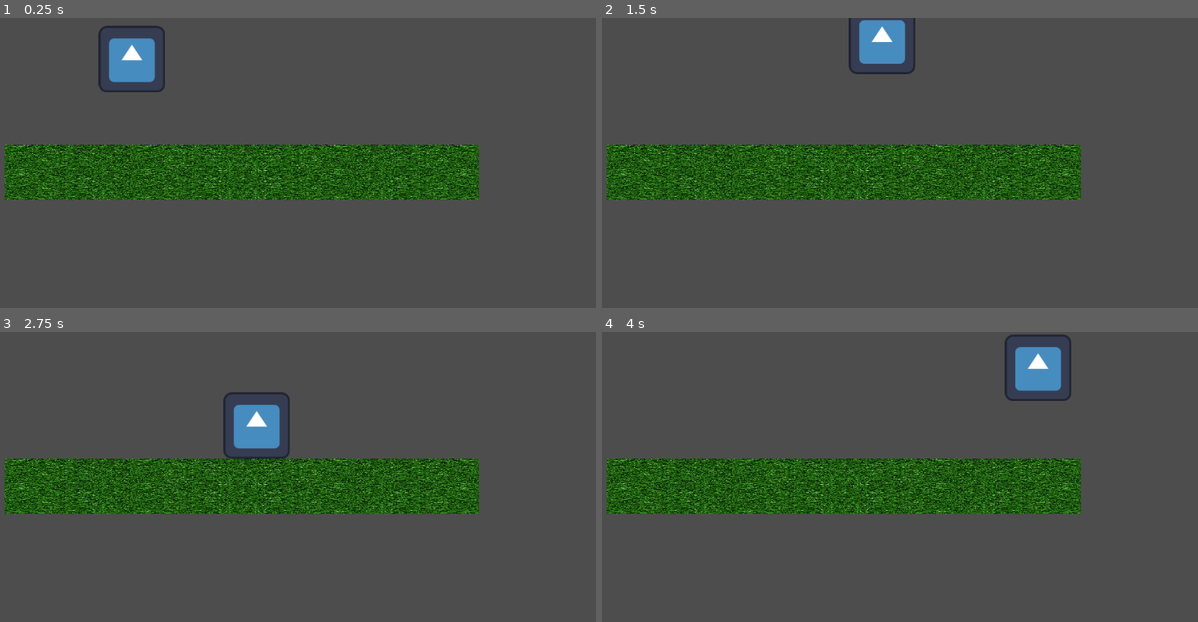
Above: before the commit, frames 1-4 (two rows, left to right).
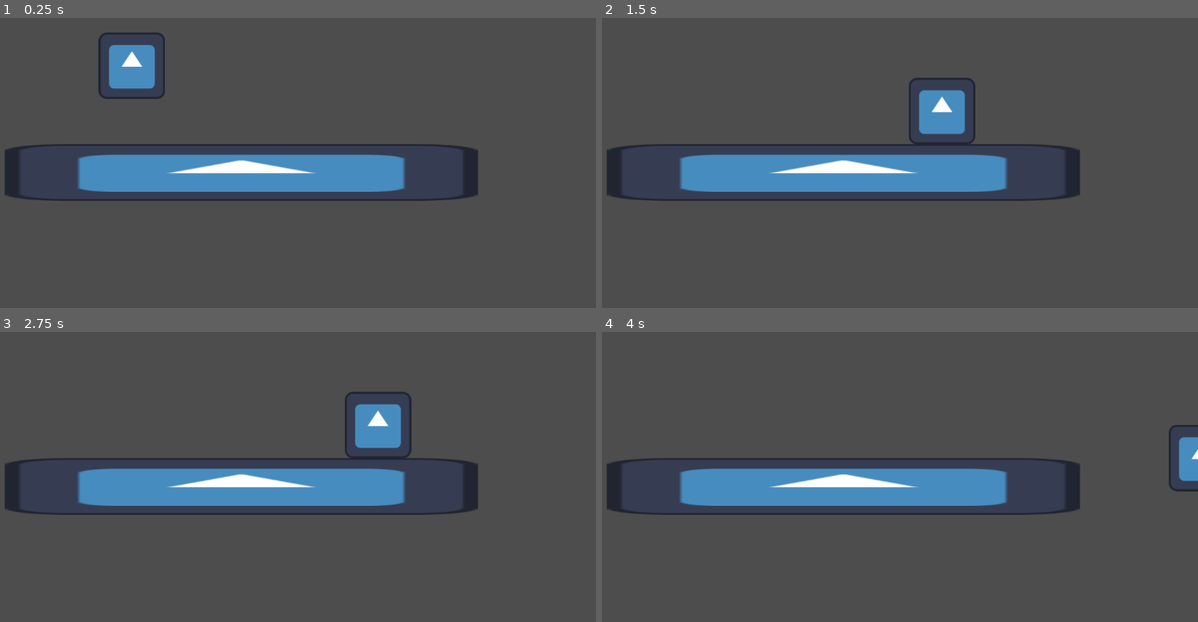
Above: after the commit, the same moments.

Repository: Dkoplik/Paint-it-Black
Game: Godot game, scene res://movement_test/movement_test.tscn
The game is run twice, just before and just after one commit, with the same random seed, the same clock (stepped at 60 frames per second) and the same inputs. The project has no main scene, so this scene is started directly. The engine's default icon, where the game draws it, is replaced by a stand-in: a white triangle on a blue panel in a dark square.
Inputs:
- Up to frame 1 (0.25 s): no input
- Up to frame 2 (1.5 s): tap Enter (ui_accept) at 0.5, 0.77 s; hold D (right) from 0.53 s (still down)
- Up to frame 3 (2.75 s): tap Enter (ui_accept) at 1.52 s; release D (right) at 2.03 s; hold A (left) from 2.03 s (still down)
- Up to frame 4 (4 s): release A (left) at 2.78 s; hold D (right) from 2.78 s (still down); tap Enter (ui_accept) at 3.02, 3.77 s

The runs differ from the first frame. In frame 1, 16% of the frame differs, in the area x 0-81%, y 2-64%; in frame 2, 18%; in frame 3, 19%, in the area x 0-81%, y 20-64%; in frame 4, 18%.

Commit message:
Улучшенное передвижение
Изменены коэффициенты скорости, для более реалистичного передвижения.
Параметрам добавлено ключевое слово @export, для отображения их в инспекторе.
Почти все английские комментарии заменены на русские.
Передвижение стало более плавным (lerp).
Спрайт травы заменён на спрайт godot.

Diff:
--- a/Paint-it-Black/movement_test/CharacterBody2D.gd
+++ b/Paint-it-Black/movement_test/CharacterBody2D.gd
@@ -1,24 +1,24 @@
 extends CharacterBody2D
 
+#@export чтобы изменить в инспекторе
+@export var speed = 500.0
+@export var acceleration = 1.0
+@export var jump_speed = -400.0
+@export var max_movement_speed = 2000.0
+@export var max_fall_speed = 2000.0
 
-const SPEED = 300.0
-var acceleration = 1.0
-const jump_speed = -400.0
-var max_movement_speed = 2000.0
-var max_fall_speed = 10.0
-
-# Get the gravity from the project settings to be synced with RigidBody nodes.
+# Получение гравитации из настроек проекта для синхронизации с узлами RigidBody.
 var gravity = ProjectSettings.get_setting("physics/2d/default_gravity")
 
-# Ограничевает максимальную скорость передвежения игрока
+# Ограничивает максимальную скорость передвежения игрока
 func player_speed():
-	var speed = SPEED*acceleration
+	var plr_speed = speed*acceleration
 	if speed < max_movement_speed:
-		return speed
+		return plr_speed
 	else:
 		return max_movement_speed
 
-# Ограничевает максимальную скорость падения игрока
+# Ограничивает максимальную скорость падения игрока
 func fall_speed(speed):
 	if speed<max_fall_speed:
 		return speed
@@ -27,20 +27,22 @@
 
 
 func _physics_process(delta):
-	# Add the gravity.
+	# Добавляет гравитацию.
 	if not is_on_floor():
 		velocity.y += fall_speed(gravity * delta)
 
-	# Handle Jump.
+	# Добавляет гравитацию.
 	if Input.is_action_just_pressed("ui_accept") and is_on_floor():
 		velocity.y = jump_speed
 
-	# Get the input direction and handle the movement/deceleration.
+	# Получение направления ввода (с клавиатуры т.е. куда пользователь хочет пойти) и обработайтка движения/замедления.
 	# As good practice, you should replace UI actions with custom gameplay actions.
 	var direction = Input.get_axis("left", "right")
 	if direction:
-		velocity.x = direction * player_speed()
+		# lerp - линейная интерполяция для более плавного передвижения
+		# первый аргумент - начальная скорость, второй - конечная, третий - коэфицент перемещения от первой скорости ко второй, чем меньше, тем быстрее
+		velocity.x = lerp(velocity.x, direction*player_speed(), 0.1)
 	else:
-		velocity.x = move_toward(velocity.x, 0, SPEED)
+		velocity.x = lerp(velocity.x, 0.0, 0.15)
 
 	move_and_slide()
--- a/Paint-it-Black/movement_test/movement_test.tscn
+++ b/Paint-it-Black/movement_test/movement_test.tscn
@@ -1,14 +1,13 @@
-[gd_scene load_steps=6 format=3 uid="uid://b3eovkvc0f3nl"]
+[gd_scene load_steps=5 format=3 uid="uid://b3eovkvc0f3nl"]
 
 [ext_resource type="Texture2D" uid="uid://bsj18niyqjau2" path="res://sprite/icon.svg" id="1_74ju3"]
 [ext_resource type="Script" path="res://movement_test/CharacterBody2D.gd" id="1_ne436"]
-[ext_resource type="Texture2D" uid="uid://ny468qu8qi4" path="res://sprite/green-ground-texture.jpg" id="2_s3y7o"]
 
 [sub_resource type="RectangleShape2D" id="RectangleShape2D_0f2xx"]
 size = Vector2(127, 127)
 
 [sub_resource type="RectangleShape2D" id="RectangleShape2D_pt0lq"]
-size = Vector2(910, 107)
+size = Vector2(910, 109)
 
 [node name="MovementTest" type="Node2D"]
 
@@ -27,10 +26,10 @@
 position = Vector2(470, 297)
 
 [node name="Sprite2D" type="Sprite2D" parent="StaticBody2D"]
-position = Vector2(1, 0)
-scale = Vector2(0.304, 0.06625)
-texture = ExtResource("2_s3y7o")
+position = Vector2(-5.50747e-05, 0.5)
+scale = Vector2(7.10937, 0.851562)
+texture = ExtResource("1_74ju3")
 
 [node name="CollisionShape2D" type="CollisionShape2D" parent="StaticBody2D"]
-position = Vector2(1, 0.5)
+position = Vector2(0, 0.5)
 shape = SubResource("RectangleShape2D_pt0lq")
Binary file removed: Paint-it-Black/sprite/green-ground-texture.jpg
Not shown, removed: Paint-it-Black/sprite/green-ground-texture.jpg.import
